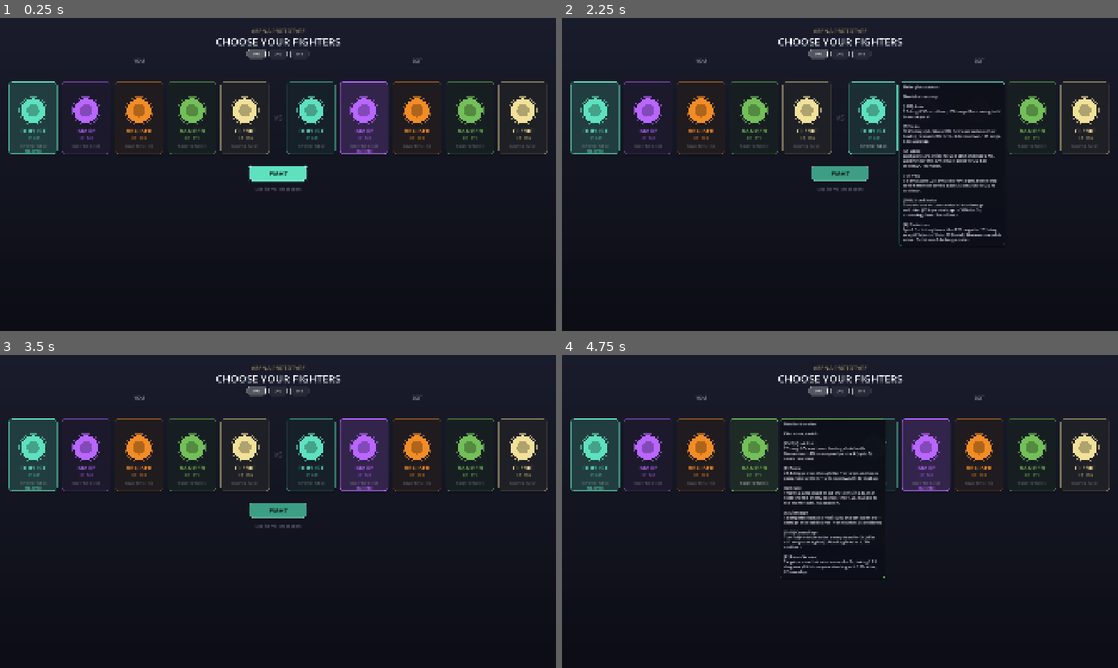
Above: before the commit, frames 1-4 (two rows, left to right).
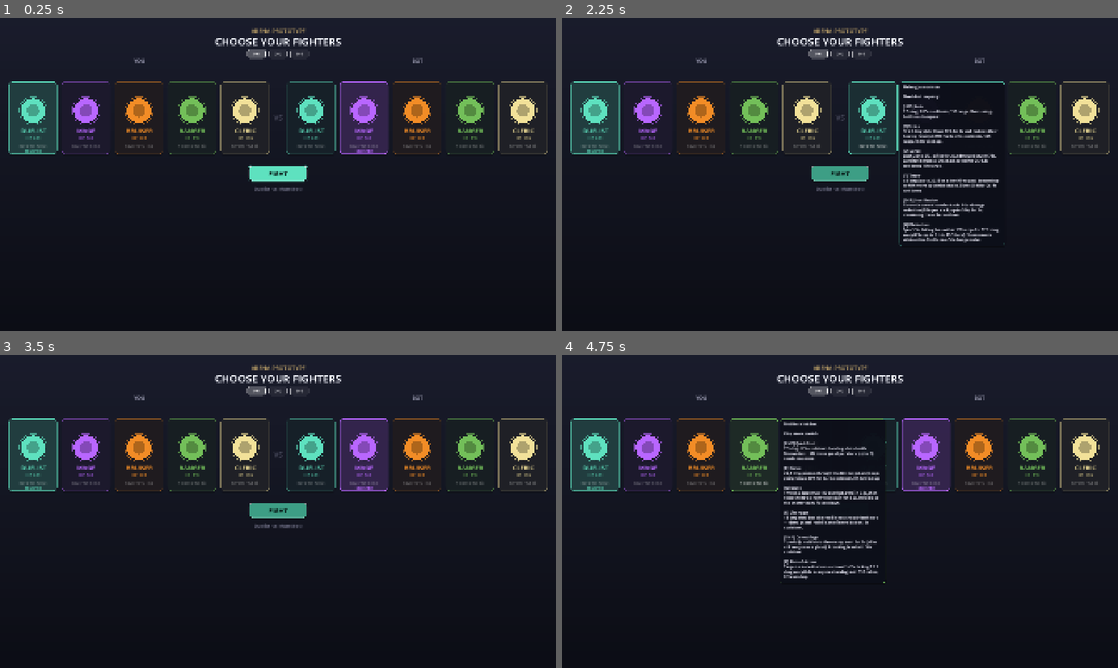
Above: after the commit, the same moments.

Repository: johnWard12/arena-game-godot
Game: Godot game, scene res://scenes/CharSelect.tscn
The game is run twice, just before and just after one commit, with the same random seed, the same clock (stepped at 60 frames per second) and the same inputs.
Inputs (mouse positions are in pixels of both pictures, inside the frame that each line leads up to):
- Up to frame 1 (0.25 s): no input
- Up to frame 2 (2.25 s): tap Enter at 0.5, 2 s; move the mouse to (962, 158) at 0.52 s; hold D 0.53-1.25 s; tap Backspace at 0.6 s; click (962, 158) at 0.67 s; tap Space at 0.77, 1.25 s; drag from (728, 190) to (812, 237) at 1.27 s; move the mouse to (895, 105) at 2.02 s; hold D from 2.03 s (still down); tap E at 2.1 s
- Up to frame 3 (3.5 s): tap Backspace at 2.3 s; release D at 2.75 s; tap Space at 2.75 s; drag from (250, 574) to (111, 464) at 2.77 s
- Up to frame 4 (4.75 s): tap Enter at 3.5 s; move the mouse to (1006, 558) at 3.52 s; hold A 3.53-4.25 s; tap F at 3.6 s; tap Space at 3.77, 4.25 s; tap Backspace at 3.8 s; drag from (673, 464) to (756, 433) at 4.27 s

The runs differ from the first frame. In frame 1, 0.8% of the frame differs, in the area x 3-97%, y 3-56%; in frame 2, 2.3%; in frame 3, 0.8%; in frame 4, 2.5%, in the area x 3-97%, y 3-73%.

Commit message:
Rendering optimization + crispness pass: FX shadow-casting off, additive 2D bursts, anisotropy, 2D MSAA, bold HUD type
Optimization — every FX mesh and particle system was rendering into the
4096 shadow map by default (pure waste, and a glowing bolt casting a solid
shadow is visually wrong anyway). cast_shadow is now OFF for:
- all of ProjectileView3D / AreaFxView3D / TrapView3D geometry
- every EntityView3D child except the character model itself (which keeps
  its real shadow), including the lazily-built death burst
- Arena3D's torch flames, ambient motes, and health-pack glow halos
The shadow pass now draws the arena + characters and nothing else.

Visual crispness:
- FX.gd 2D bursts (hit sparks, impacts, parry flashes, heal sparkles) now
  render with additive blending — they read as light over the bright 3D
  scene instead of opaque confetti. Death dust puff stays normal-blend.
- 8x anisotropic filtering: floor/stone textures viewed at the camera's
  angle stop smearing into mush toward the back of the arena.
- 4x MSAA on the 2D canvas: overhead rings, arcs, and HUD primitives get
  smooth edges to match the 3D layer's MSAA.
- All HUD/char-select text now uses an emboldened font variation — the
  plain fallback weight read thin and mushy over a bright 3D scene.

Diff:
--- a/godot_project/project.godot
+++ b/godot_project/project.godot
@@ -28,6 +28,7 @@
 
 [rendering]
 
-lights_and_shadows/directional_shadow/size=4096
 lights_and_shadows/directional_shadow/soft_shadow_filter_quality=3
+textures/default_filters/anisotropic_filtering_level=3
 anti_aliasing/quality/msaa_3d=2
+anti_aliasing/quality/msaa_2d=2
--- a/godot_project/scripts/AreaFxView3D.gd
+++ b/godot_project/scripts/AreaFxView3D.gd
@@ -75,6 +75,16 @@
 		_build_circle()
 	else:
 		_build_rect()
+
+	# Zone FX are ground-hugging emissive visuals — none of it should render
+	# into the shadow map (wrong look + wasted shadow-pass draw calls).
+	_no_shadows(self)
+
+static func _no_shadows(node: Node):
+	if node is GeometryInstance3D:
+		node.cast_shadow = GeometryInstance3D.SHADOW_CASTING_SETTING_OFF
+	for c in node.get_children():
+		_no_shadows(c)
 
 func _make_mat(alpha: float) -> StandardMaterial3D:
 	var mat := StandardMaterial3D.new()
--- a/godot_project/scripts/Arena3D.gd
+++ b/godot_project/scripts/Arena3D.gd
@@ -306,6 +306,7 @@
 		glow_mat.emission = HEALTH_COLOR
 		glow_mat.emission_energy_multiplier = 1.0
 		glow_mat.shading_mode = BaseMaterial3D.SHADING_MODE_UNSHADED
+		glow.cast_shadow = GeometryInstance3D.SHADOW_CASTING_SETTING_OFF
 		glow.material_override = glow_mat
 		pivot.add_child(glow)
 		_pack_glows.append(glow)
@@ -385,6 +386,7 @@
 	fire_mat.emission_energy_multiplier = 2.0
 	fire_mat.transparency = BaseMaterial3D.TRANSPARENCY_ALPHA
 	quad.material = fire_mat
+	fire.cast_shadow = GeometryInstance3D.SHADOW_CASTING_SETTING_OFF
 	fire.draw_pass_1 = quad
 	add_child(fire)
 
@@ -583,6 +585,7 @@
 	qmat.emission = Color(1.0, 0.9, 0.65)
 	qmat.emission_energy_multiplier = 0.7
 	quad.material = qmat
+	m.cast_shadow = GeometryInstance3D.SHADOW_CASTING_SETTING_OFF
 	m.draw_pass_1 = quad
 	add_child(m)
 
--- a/godot_project/scripts/CharSelect.gd
+++ b/godot_project/scripts/CharSelect.gd
@@ -140,6 +140,17 @@
 # before each draw, which is safe because canvas draws are immediate.
 var _sb := StyleBoxFlat.new()
 
+# Emboldened fallback font (see Main.gd's _hud_font) — lazily built since
+# ThemeDB may not be ready at member-init time.
+var _font: FontVariation
+
+func _ui_font() -> Font:
+	if _font == null:
+		_font = FontVariation.new()
+		_font.base_font = ThemeDB.fallback_font
+		_font.variation_embolden = 0.5
+	return _font
+
 func _round_rect(rect: Rect2, bg: Color, border: Color, border_w: int, radius: int):
 	_sb.bg_color = bg
 	_sb.set_corner_radius_all(radius)
@@ -326,7 +337,7 @@
 			Color(1, 1, 1, 0.95 if is_active else 0.7), true)
 
 func _draw_tooltip():
-	var font    = ThemeDB.fallback_font
+	var font    = _ui_font()
 	var size    = 13
 	var padding = 12.0
 	var max_w   = 340.0
@@ -447,7 +458,7 @@
 	return "\n\n".join(parts)
 
 func _draw_text(text: String, pos: Vector2, size: int, col: Color, centered: bool):
-	var font = ThemeDB.fallback_font
+	var font = _ui_font()
 	if centered:
 		var sw = font.get_string_size(text, HORIZONTAL_ALIGNMENT_LEFT, -1, size).x
 		draw_string(font, Vector2(pos.x - sw * 0.5, pos.y + size * 0.35), text,
--- a/godot_project/scripts/EntityView3D.gd
+++ b/godot_project/scripts/EntityView3D.gd
@@ -165,6 +165,7 @@
 	_build_motion_trail()
 	_build_cast_gather()
 	_build_parry_ring()
+	_strip_fx_shadows()
 
 	_anim = _find_anim_player(_model)
 	if _anim != null:
@@ -905,6 +906,21 @@
 			mat.transparency = BaseMaterial3D.TRANSPARENCY_DISABLED
 			mat.albedo_color.a = 1.0
 
+# Only the character model itself should cast a shadow — every other child
+# (ground ring, status FX, particles, slash arc...) is emissive light FX
+# that would render wrong shadows AND waste shadow-pass draw calls. Called
+# at the end of setup; anything built lazily later sets its own flag.
+func _strip_fx_shadows():
+	for c in get_children():
+		if c != _model:
+			_no_shadows(c)
+
+static func _no_shadows(node: Node):
+	if node is GeometryInstance3D:
+		node.cast_shadow = GeometryInstance3D.SHADOW_CASTING_SETTING_OFF
+	for child in node.get_children():
+		_no_shadows(child)
+
 func _find_anim_player(node: Node) -> AnimationPlayer:
 	if node is AnimationPlayer:
 		return node
@@ -1201,6 +1217,7 @@
 		qmat.emission_energy_multiplier = 2.0
 		quad.material = qmat
 		burst.draw_pass_1 = quad
+		burst.cast_shadow = GeometryInstance3D.SHADOW_CASTING_SETTING_OFF
 		add_child(burst)
 	visible = true
 	position = CoordUtil.to_world(entity.global_position)
--- a/godot_project/scripts/FX.gd
+++ b/godot_project/scripts/FX.gd
@@ -22,11 +22,20 @@
 		return pos  # no 3D camera (e.g. a pure-2D context) — use coords as-is
 	return cam.unproject_position(CoordUtil.to_world(pos, _FX_HEIGHT))
 
-static func _spawn(parent: Node, pos: Vector2, lifetime: float) -> CPUParticles2D:
+# Shared additive canvas material — bursts render as LIGHT over the bright
+# 3D scene (glowing sparks) instead of opaque confetti squares.
+static var _add_mat: CanvasItemMaterial
+
+static func _spawn(parent: Node, pos: Vector2, lifetime: float, additive: bool = true) -> CPUParticles2D:
 	if parent == null:
 		return null
+	if _add_mat == null:
+		_add_mat = CanvasItemMaterial.new()
+		_add_mat.blend_mode = CanvasItemMaterial.BLEND_MODE_ADD
 	var p = CPUParticles2D.new()
 	parent.add_child(p)
+	if additive:
+		p.material = _add_mat
 	p.global_position = _to_screen(parent, pos)
 	p.z_index = 50
 	p.emitting = false
@@ -75,8 +84,8 @@
 	p.scale_amount_max = 6.5
 	p.color = color
 	p.emitting = true
-	# secondary pale dust puff for grit
-	var d = _spawn(parent, pos, 0.6)
+	# secondary pale dust puff for grit — normal blend, dust isn't light
+	var d = _spawn(parent, pos, 0.6, false)
 	if d != null:
 		d.amount = 14
 		d.lifetime = 0.55
--- a/godot_project/scripts/Main.gd
+++ b/godot_project/scripts/Main.gd
@@ -32,6 +32,9 @@
 # mutated right before each draw_style_box() call, which is safe because
 # canvas draws are immediate.
 var _hud_style := StyleBoxFlat.new()
+# Emboldened variation of the fallback font — the plain weight reads thin
+# and slightly mushy over a bright 3D scene.
+var _hud_font: FontVariation
 
 var world_3d: Node3D
 var camera3d: Camera3D
@@ -337,6 +340,10 @@
 	vignette.material = vig_mat
 	vignette_layer.add_child(vignette)
 
+	_hud_font = FontVariation.new()
+	_hud_font.base_font = ThemeDB.fallback_font
+	_hud_font.variation_embolden = 0.5
+
 	var canvas = CanvasLayer.new()
 	add_child(canvas)
 
@@ -391,6 +398,7 @@
 		var prefix = "" if f == player else ("ALLY " if side == 0 else "BOT ")
 		label.text = prefix + cls_name
 		label.position = Vector2(x + 2, y + 24)
+		label.add_theme_font_override("font", _hud_font)
 		label.add_theme_font_size_override("font_size", 13)
 		label.add_theme_color_override("font_color", Color(0.92, 0.94, 0.99))
 		label.add_theme_color_override("font_outline_color", Color(0.02, 0.03, 0.05, 0.9))
@@ -411,6 +419,7 @@
 	win_label.position = Vector2(0, 430)
 	win_label.size = Vector2(1920, 140)
 	win_label.horizontal_alignment = HORIZONTAL_ALIGNMENT_CENTER
+	win_label.add_theme_font_override("font", _hud_font)
 	win_label.add_theme_font_size_override("font_size", 68)
 	win_label.add_theme_color_override("font_outline_color", Color(0.02, 0.02, 0.05, 0.95))
 	win_label.add_theme_constant_override("outline_size", 12)
@@ -591,7 +600,7 @@
 	if dampen_pct <= 0.0:
 		return
 
-	var font = ThemeDB.fallback_font
+	var font = _hud_font if _hud_font != null else ThemeDB.fallback_font
 	var cx = 1860.0
 	var cy = 210.0
 	var r  = 18.0
@@ -623,7 +632,7 @@
 		HORIZONTAL_ALIGNMENT_LEFT, -1, 13, col)
 
 func _draw_cooldown_hud():
-	var font    = ThemeDB.fallback_font
+	var font    = _hud_font if _hud_font != null else ThemeDB.fallback_font
 	var defs    = _get_ability_defs()
 	var n       = defs.size()
 	var slot_w  = 112.0
--- a/godot_project/scripts/ProjectileView3D.gd
+++ b/godot_project/scripts/ProjectileView3D.gd
@@ -118,6 +118,18 @@
 		add_child(seg)
 		_trail_meshes.append(seg)
 
+	# None of this view's geometry should render into the shadow map — it's
+	# all emissive light FX (a glowing bolt casting a solid shadow is both
+	# wrong and wasted shadow-pass draw calls, especially with several
+	# projectiles alive at once).
+	_no_shadows(self)
+
+static func _no_shadows(node: Node):
+	if node is GeometryInstance3D:
+		node.cast_shadow = GeometryInstance3D.SHADOW_CASTING_SETTING_OFF
+	for c in node.get_children():
+		_no_shadows(c)
+
 func _unshaded_mat(col: Color, energy: float, alpha: float = 1.0) -> StandardMaterial3D:
 	var mat := StandardMaterial3D.new()
 	mat.shading_mode = BaseMaterial3D.SHADING_MODE_UNSHADED
--- a/godot_project/scripts/TrapView3D.gd
+++ b/godot_project/scripts/TrapView3D.gd
@@ -82,6 +82,15 @@
 		holder.add_child(tooth)
 		_teeth.append(tooth)
 
+	# Tiny FX geometry — skip the shadow pass entirely.
+	_no_shadows(self)
+
+static func _no_shadows(node: Node):
+	if node is GeometryInstance3D:
+		node.cast_shadow = GeometryInstance3D.SHADOW_CASTING_SETTING_OFF
+	for c in node.get_children():
+		_no_shadows(c)
+
 func _process(delta):
 	if trap == null or not is_instance_valid(trap):
 		_snap_anim(delta)
